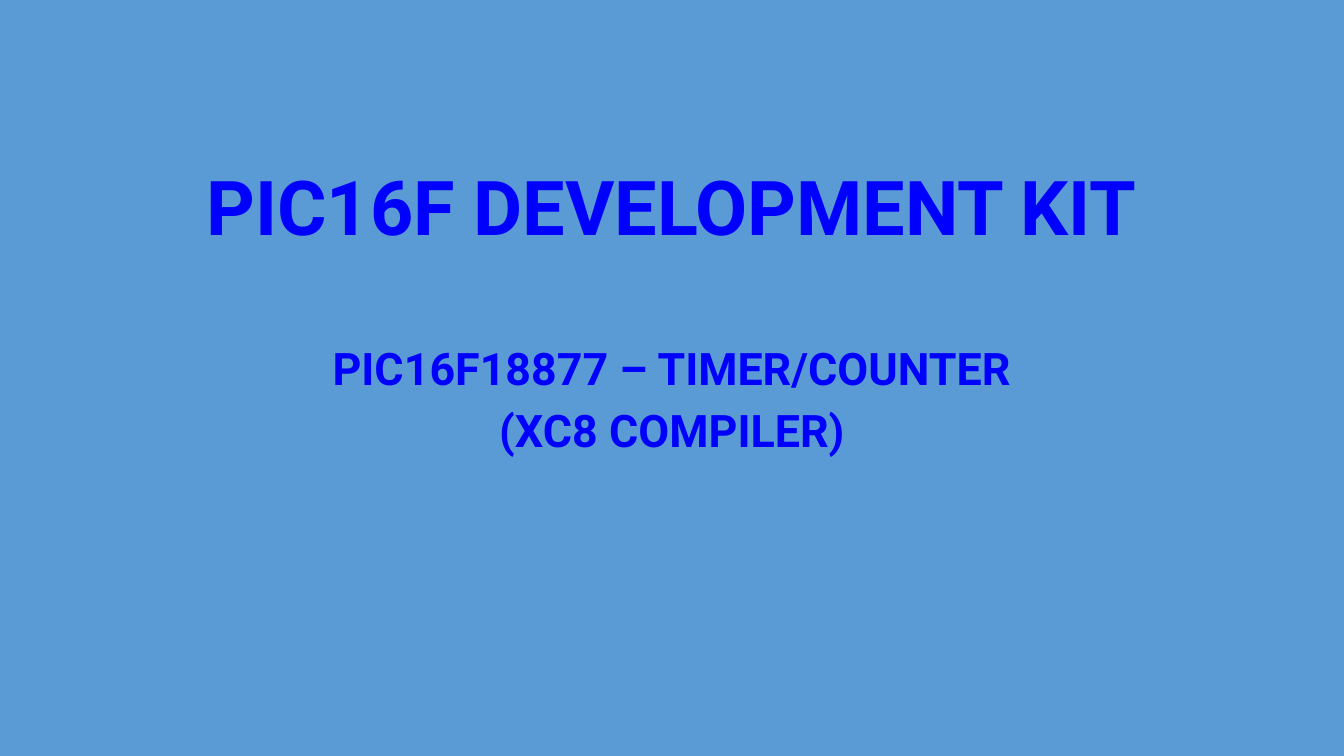
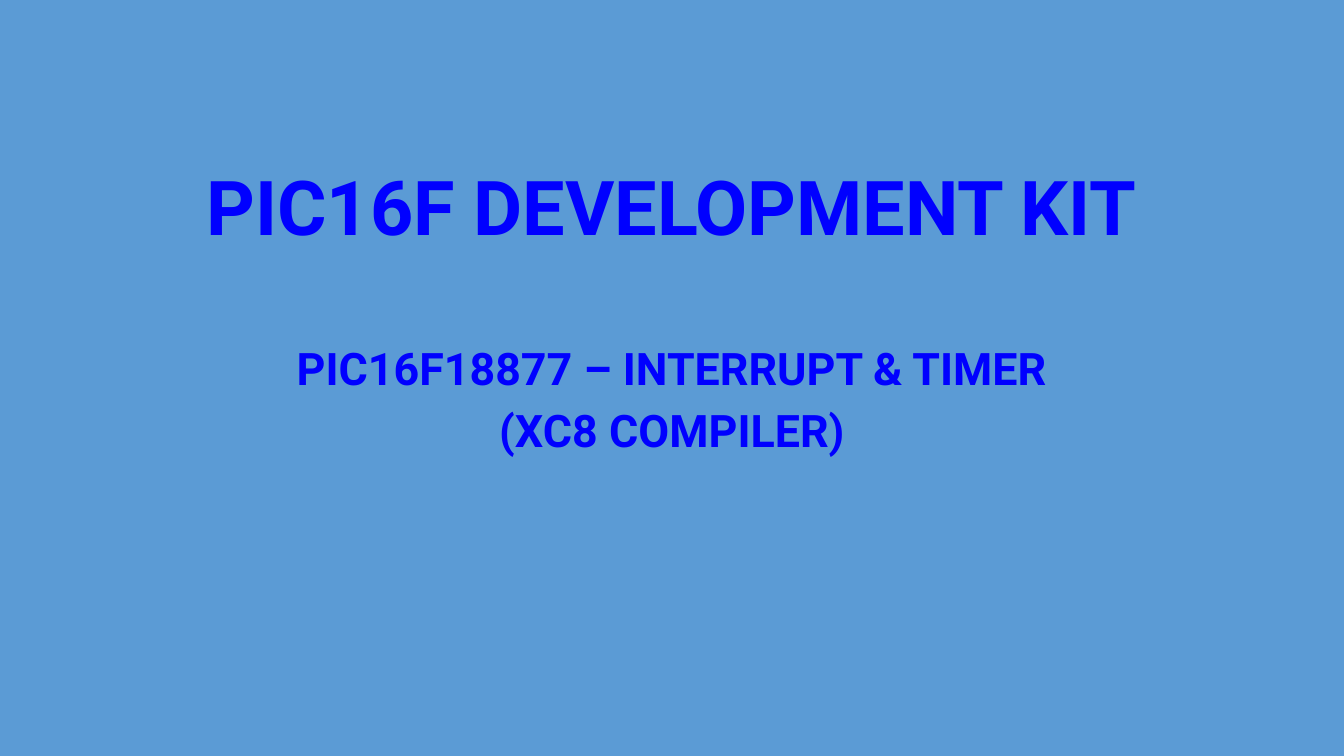
Before and after one commit to sampidevkit/PIC16FDevKit, a slide deck: slide 1 of TUT/B03_Timer/Timer.pptx. Drawn at 1344x756 pixels with LibreOffice and Linux fonts; fonts in the diff are those of the drawing; grey boxes stand for pictures. Boxes give left, top, right and bottom in pixels: in the first picture for what was removed or moved away, otherwise in the second. Text is boxed around its words. In the diff, an @@ line names an element or a change of style, - is before the commit and + after.

Commit message:
Present 2: Timer - update 2

```diff
--- a/TUT/B03_Timer/Timer.pptx
+++ b/TUT/B03_Timer/Timer.pptx
@@ subtitle at box(297, 352, 1046, 386): text changed @@
-PIC16F18877 – TIMER/COUNTER
+PIC16F18877 – INTERRUPT & TIMER
```
Also in this commit, not shown: 1 other slide changed, 6 slides added, 9 slides removed, 11 other files.
